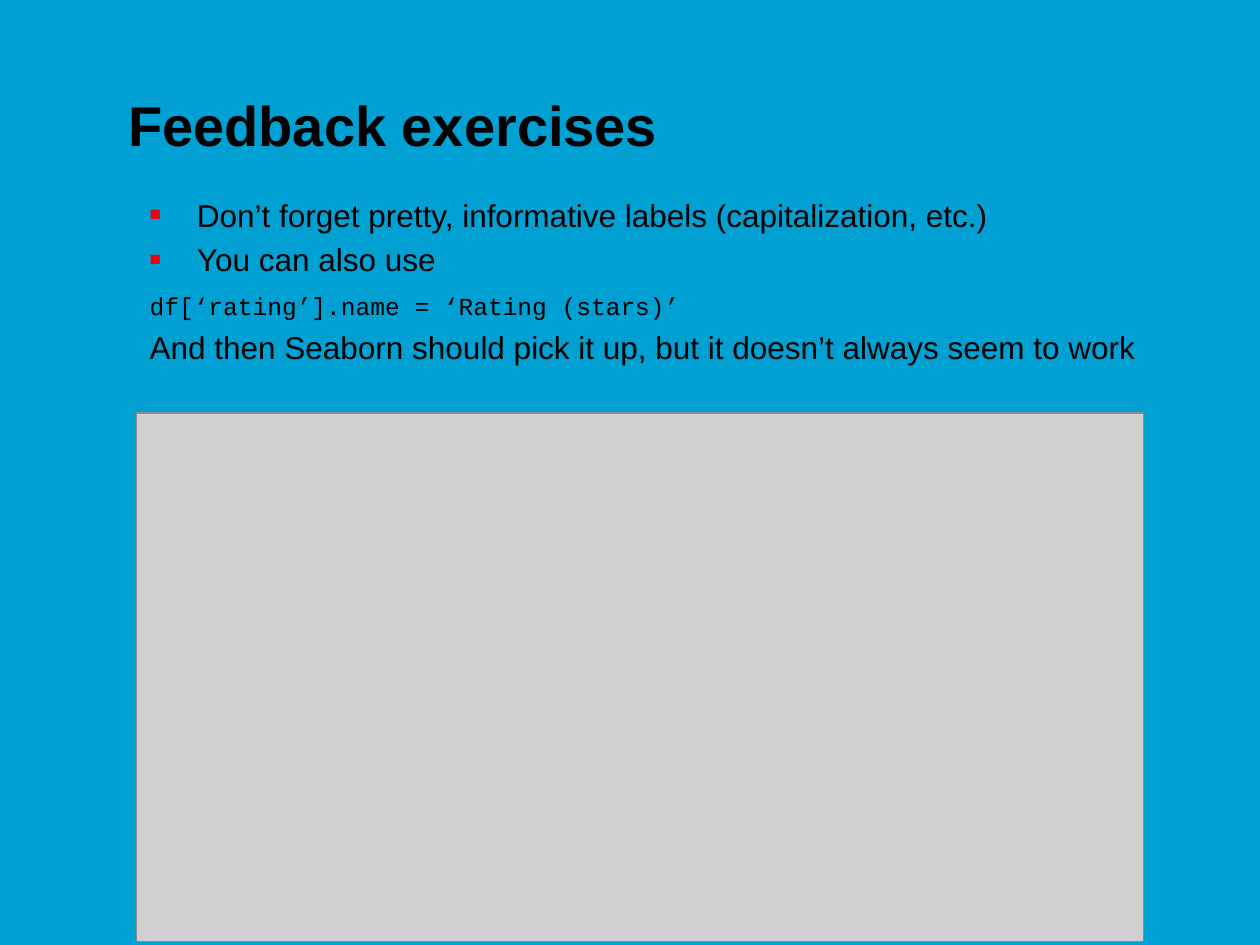
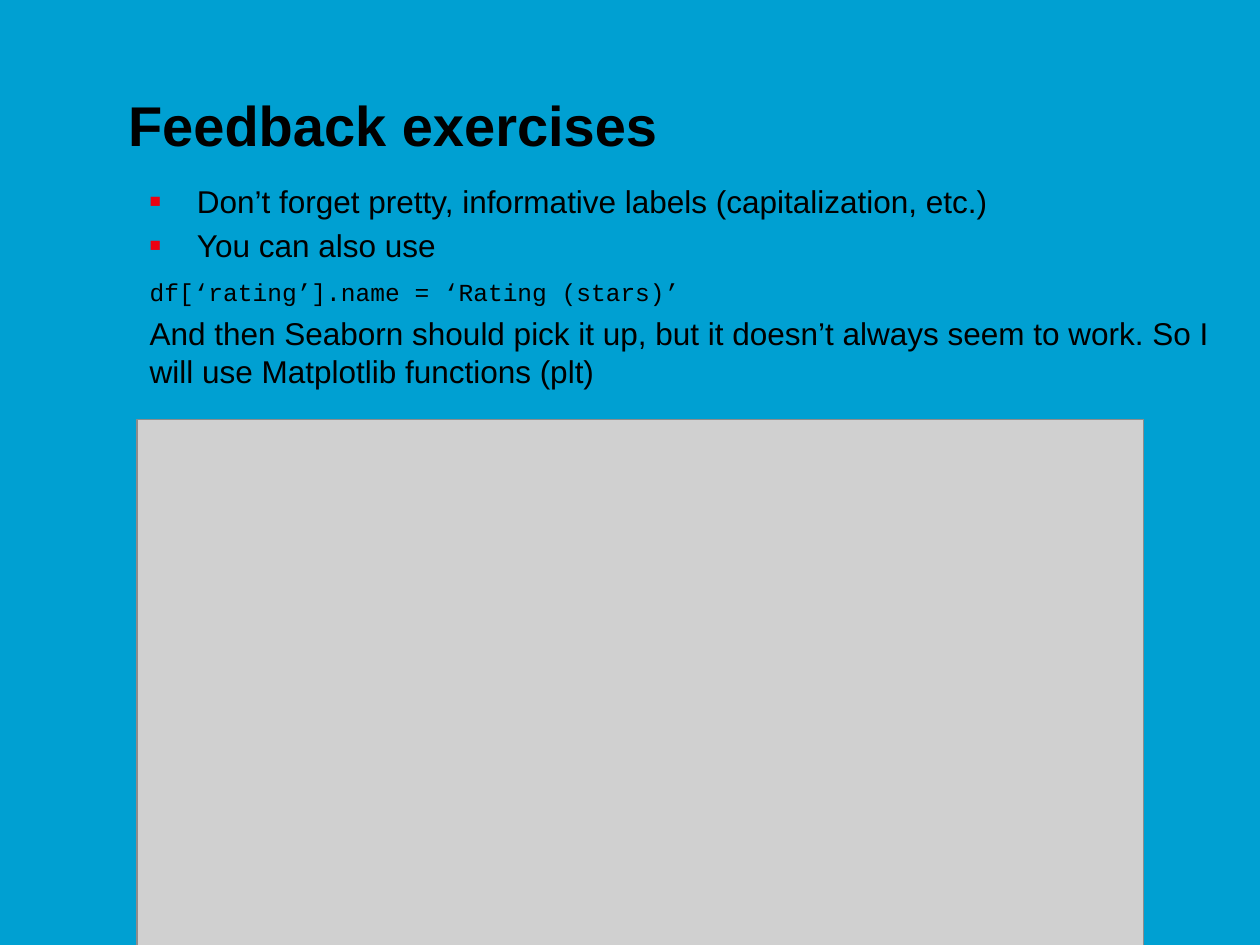
Before and after one commit to jonasmoons/data-driven-learning, a slide deck: slide 5 of slides/ddl-w5l1.pptx. Drawn at 1260x945 pixels with LibreOffice and Linux fonts; fonts in the diff are those of the drawing; grey boxes stand for pictures; background and template pictures are left out. Boxes give left, top, right and bottom in pixels: in the first picture for what was removed or moved away, otherwise in the second. Text is boxed around its words. In the diff, an @@ line names an element or a change of style, - is before the commit and + after.

```diff
--- a/slides/ddl-w5l1.pptx
+++ b/slides/ddl-w5l1.pptx
@@ text "Don’t forget pretty, informative labels ...": place and size @@
-text "Don’t forget pretty, informative labels ..." at box(150, 204, 1134, 365)
+text "Don’t forget pretty, informative labels ..." at box(150, 190, 1209, 389)
@@ text at box(150, 322, 1209, 389): text changed @@
-And then Seaborn should pick it up, but it doesn’t always seem to work
+And then Seaborn should pick it up, but it doesn’t always seem to work. So I will use Matplotlib functions (plt)
@@ picture: place and size @@
-picture at box(136, 413, 1143, 941)
+picture at box(137, 420, 1144, 945)
```
Also in this commit, not shown: 3 other slides changed, 6 other files.
